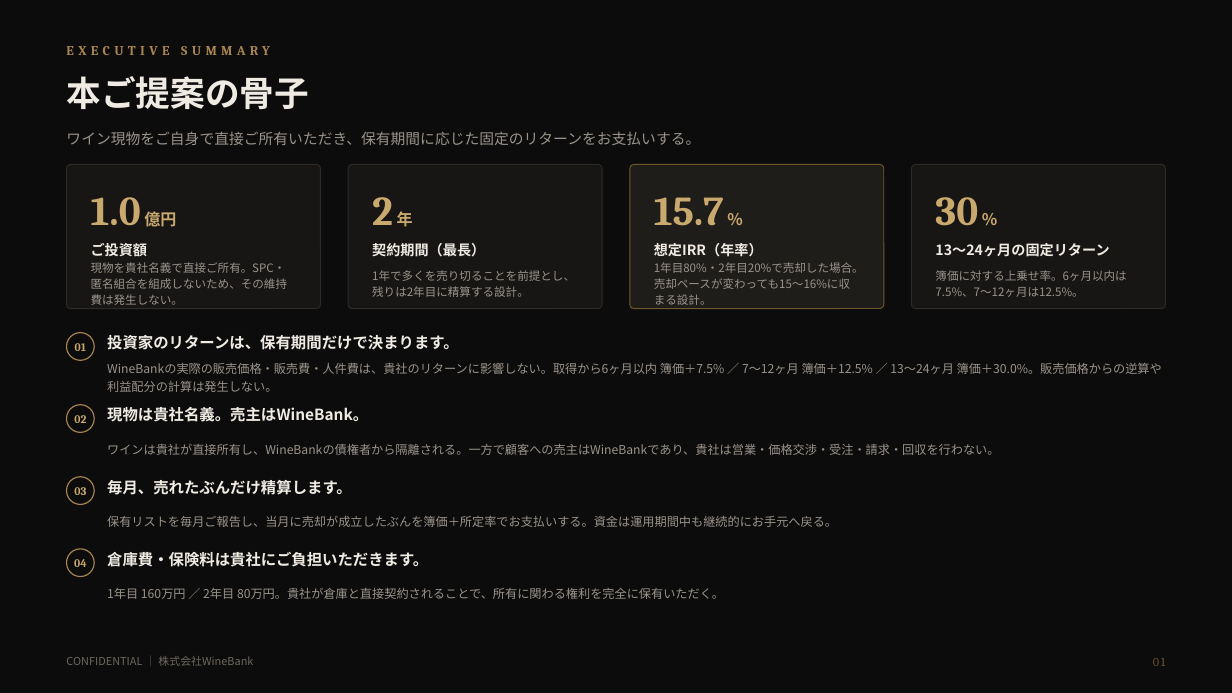
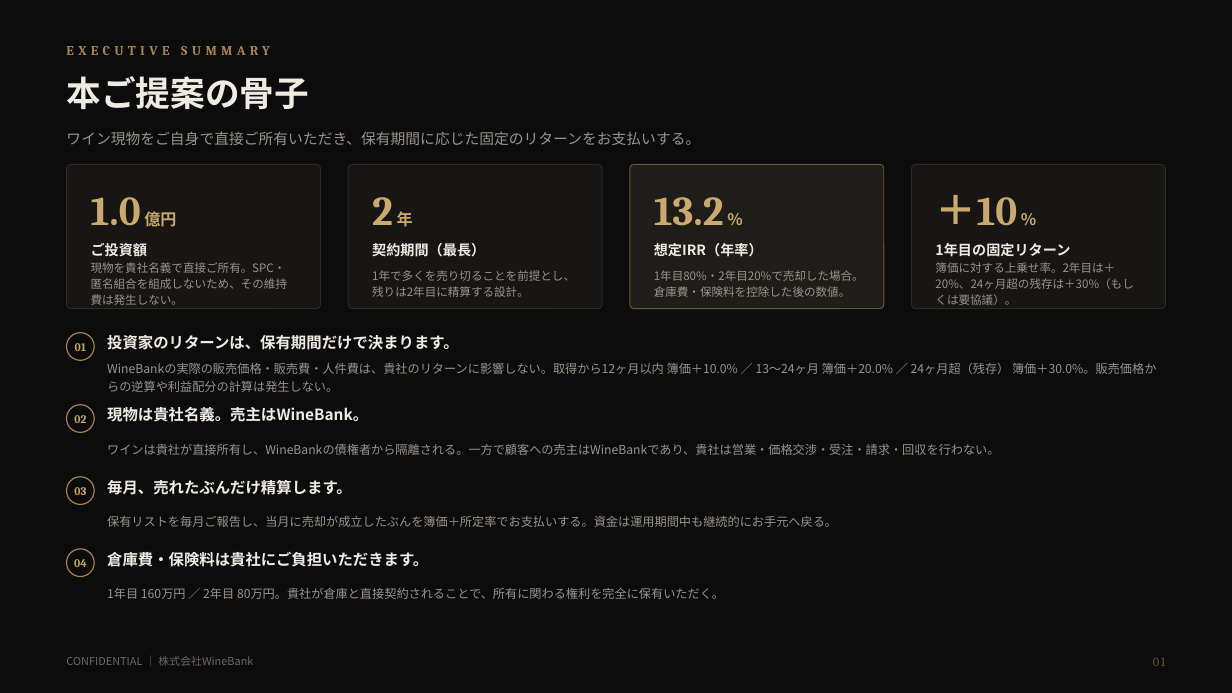
Before and after one commit to nakano-winebank/wine-auction, a slide deck: slide 2 of docs/wine-fund/WineBank_ワイン現物投資のご提案_倉持案_固定リターン型_1億円_20260821.pptx. Drawn at 1232x693 pixels with LibreOffice and Linux fonts; fonts in the diff are those of the drawing. Boxes give left, top, right and bottom in pixels: in the first picture for what was removed or moved away, otherwise in the second. Text is boxed around its words. In the diff, an @@ line names an element or a change of style, - is before the commit and + after.

```diff
--- a/docs/wine-fund/WineBank_ワイン現物投資のご提案_倉持案_固定リターン型_1億円_20260821.pptx
+++ b/docs/wine-fund/WineBank_ワイン現物投資のご提案_倉持案_固定リターン型_1億円_20260821.pptx
@@ text at (654, 197, 724, 226): text changed @@
-15.7 %
+13.2 %
@@ text at (935, 195, 1017, 226): text changed @@
-30 %
+＋10 %
@@ text at (935, 262, 1133, 305): text changed @@
-簿価に対する上乗せ率。6ヶ月以内は7.5%、7〜12ヶ月は12.5%。
+簿価に対する上乗せ率。2年目は＋20%、24ヶ月超の残存は＋30%（もしくは要協議）。
@@ text at (935, 243, 1070, 257): text changed @@
-13〜24ヶ月の固定リターン
+1年目の固定リターン
@@ text at (654, 270, 864, 297): text changed @@
-1年目80%・2年目20%で売却した場合。売却ペースが変わっても15〜16%に収まる設計。
+1年目80%・2年目20%で売却した場合。倉庫費・保険料を控除した後の数値。
@@ text at (107, 363, 1156, 392): text changed @@
-WineBankの実際の販売価格・販売費・人件費は、貴社のリターンに影響しない。取得から6ヶ月以内 簿価＋7.5% ／ 7〜12ヶ月 簿価＋12.5% ／ 13〜24ヶ月 簿価＋30.0%。販売価格からの逆算や利益配分の計算は発生しない。
+WineBankの実際の販売価格・販売費・人件費は、貴社のリターンに影響しない。取得から12ヶ月以内 簿価＋10.0% ／ 13〜24ヶ月 簿価＋20.0% ／ 24ヶ月超（残存） 簿価＋30.0%。販売価格からの逆算や利益配分の計算は発生しない。
```
Also in this commit, not shown: 12 other slides changed, 3 other files.
